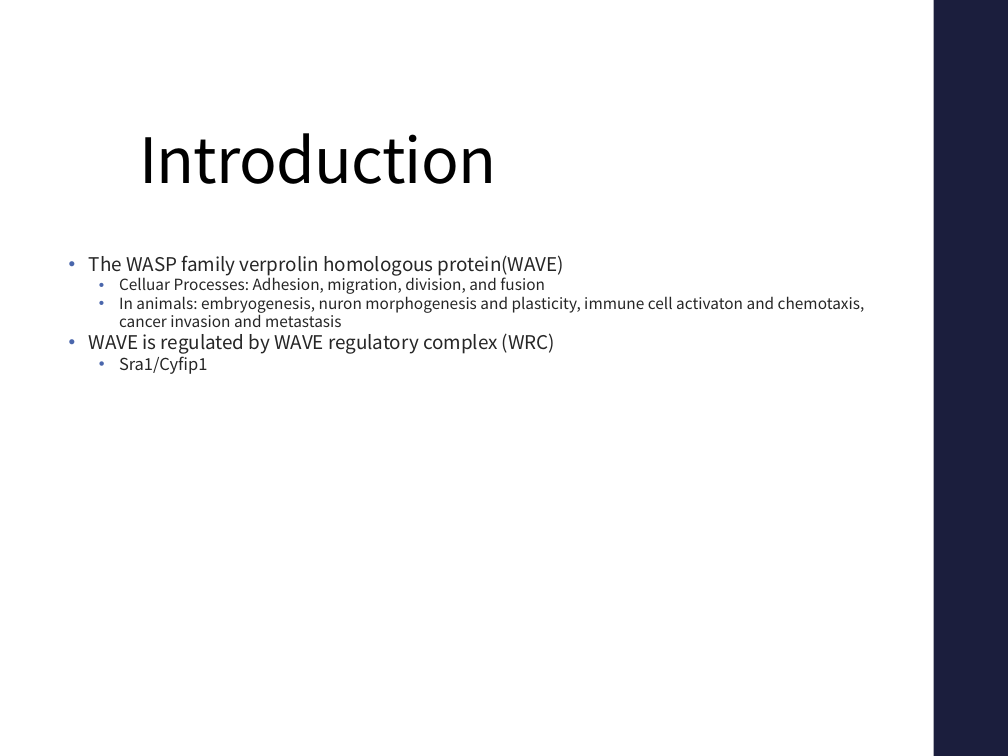
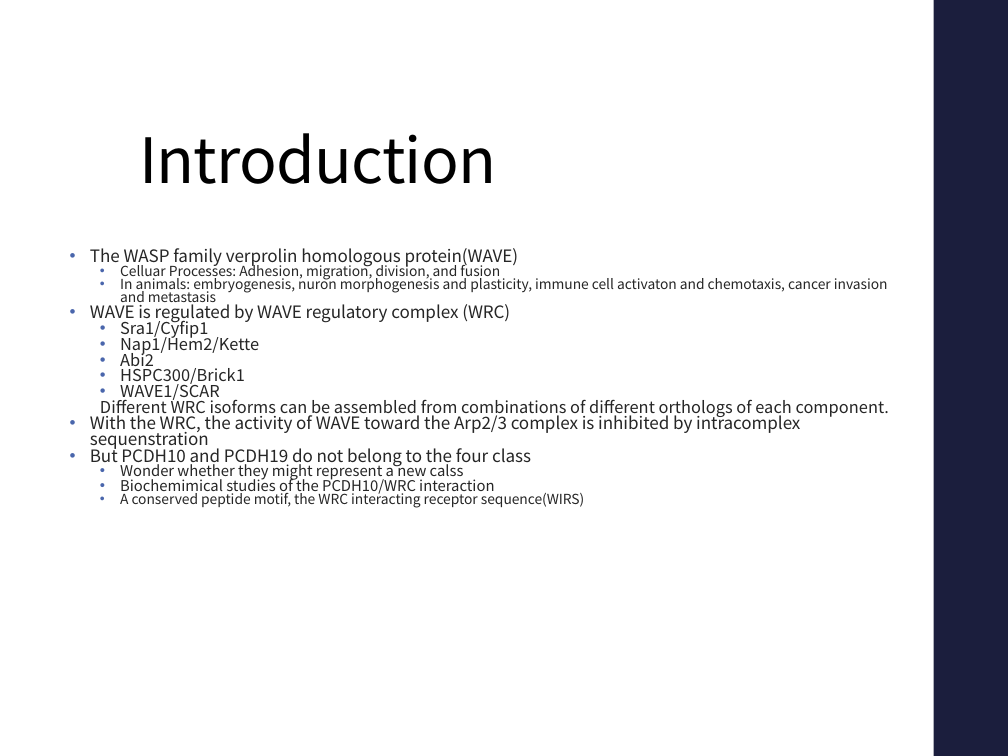
Before and after one commit to JiangXL/BIO331-ProteinStructure-Function-2018, a slide deck: slide 3 of 4-1 Cytoskeletal dynamics/JC.pptx. Drawn at 1008x756 pixels with LibreOffice and Linux fonts; fonts in the diff are those of the drawing. Boxes give left, top, right and bottom in pixels: in the first picture for what was removed or moved away, otherwise in the second. Text is boxed around its words. In the diff, an @@ line names an element or a change of style, - is before the commit and + after.

```diff
--- a/4-1 Cytoskeletal dynamics/JC.pptx
+++ b/4-1 Cytoskeletal dynamics/JC.pptx
@@ text at (x1=90, y1=248, x2=888, y2=339): size 13.5 to 12.2 pt in "The WASP family verprolin homologous protein(WAVE)", "WAVE is regulated by WAVE regulatory complex ..."; size 11 to 9.9 pt in "Celluar Processes: Adhesion, migration, division, and fusion", "In animals: embryogenesis, nuron morphogenesis and plasticit ..."; size 11.8 to 11.7 pt in "Sra1/Cyfip1"; line spacing 1 to 0.8 @@
@@ text at (x1=90, y1=333, x2=889, y2=508): paragraphs added @@
+    • Nap1/Hem2/Kette
+    • Abi2
+    • HSPC300/Brick1
+    • WAVE1/SCAR
+    Different WRC isoforms can be assembled from combinations of different orthologs of each component.
+  • With the WRC, the activity of WAVE toward the Arp2/3 complex is inhibited by intracomplex sequenstration
+  • But PCDH10 and PCDH19 do not belong to the four class
+    • Wonder whether they might represent a new calss
+    • Biochemimical studies of the PCDH10/WRC interaction
+    • A conserved peptide motif, the WRC interacting receptor sequence(WIRS)
```
Also in this commit, not shown: 5 slides added.
